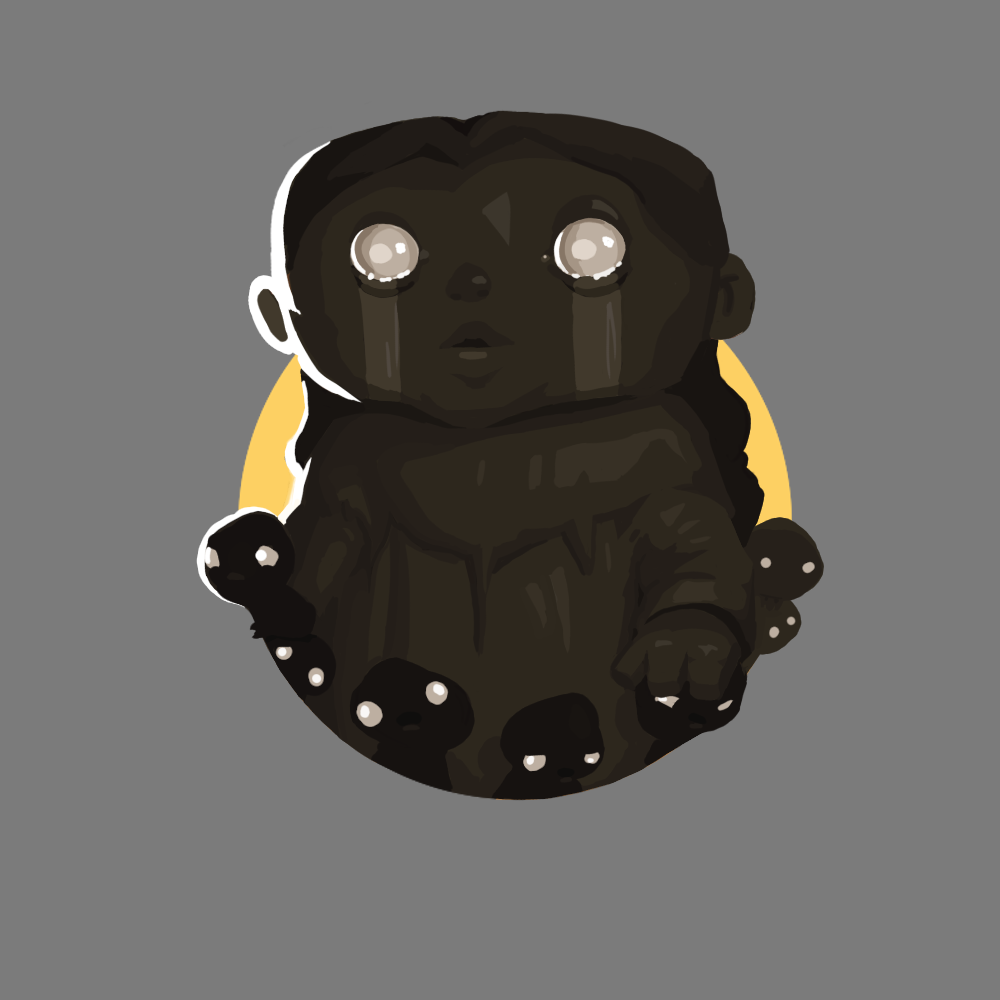
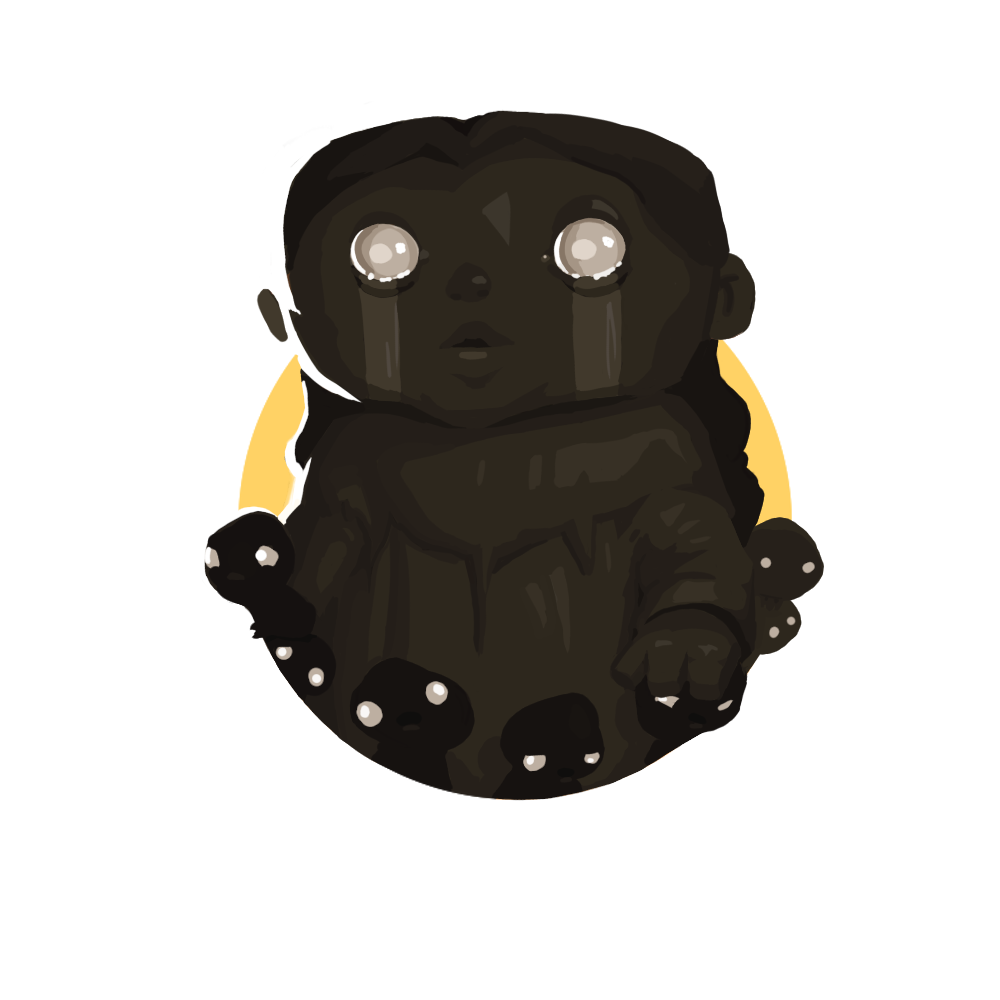
Revision of a layered 1000 × 1000 image; what changed, layer by layer:
painted on "Layer 4(pasted)" over [0, 0, 1000, 1000]
